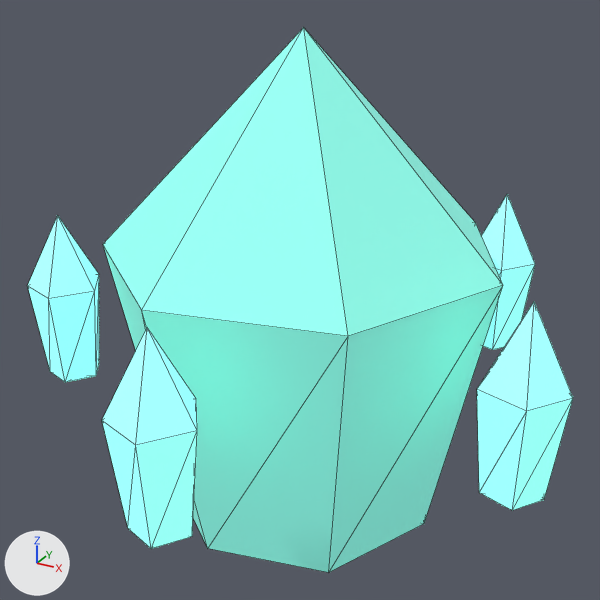
What one commit did to the glTF model assets/models/glb/deep-fracture-creature-AnnoyanceWisp-spirit.glb.
The view is the same before and after, from a 50 mm camera at (0.701, -1.288, 0.88) aimed at (0.014, -0.039, 0.255). Every picture has the same lights, and +X, +Y and +Z are marked at lower left. The picture after the commit comes second. Mesh edges are drawn as thin lines.

The first picture shows 'orbit-shard-0', 'orbit-shard-1', 'orbit-shard-2', 'orbit-shard-4', 'shell'.
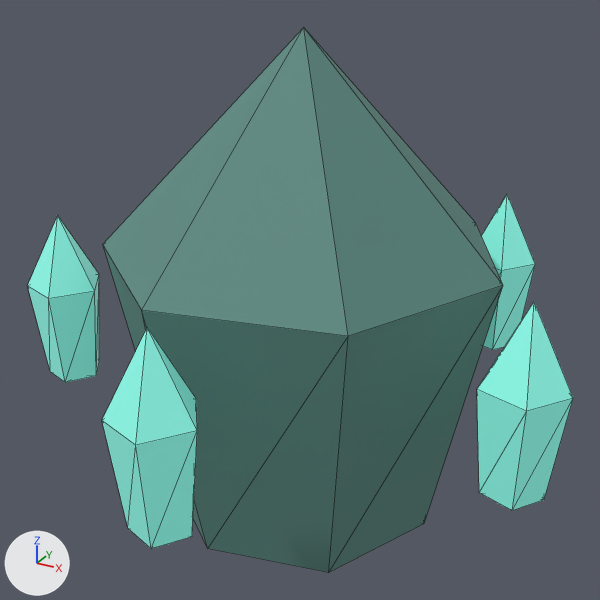
Changed parts and their boxes [x1, y1, x2, y2] in the pictures (600 x 600 px):
'shell', recoloured, surface changed (darker)
    both: [103, 27, 503, 572]
'orbit-shard-1', recoloured (darker)
    both: [102, 327, 197, 549]
'orbit-shard-0', recoloured (darker)
    both: [477, 302, 573, 510]
'orbit-shard-2', recoloured (darker)
    both: [28, 216, 99, 382]
'orbit-shard-4', recoloured (darker)
    both: [482, 195, 535, 350]

What the commit changed:
Material 'export-source.001' (mat_export_source_001) changes colour from cyan #8bf6e5 to cyan #5f8d85; in linear values from (0.26, 0.92, 0.78) to (0.115, 0.267, 0.234).
In material 'export-source.001' (mat_export_source_001), emission_color is no longer (0.065, 0.23, 0.195), cyan #48847a.
In material 'export-source.001' (mat_export_source_001), emission_strength is no longer 1.0.
In material 'export-source.002' (mat_export_source_002), emission_color goes from (0.208, 0.736, 0.624) (cyan #7edfcf) to (0.0582, 0.206, 0.175) (cyan #447d74).
